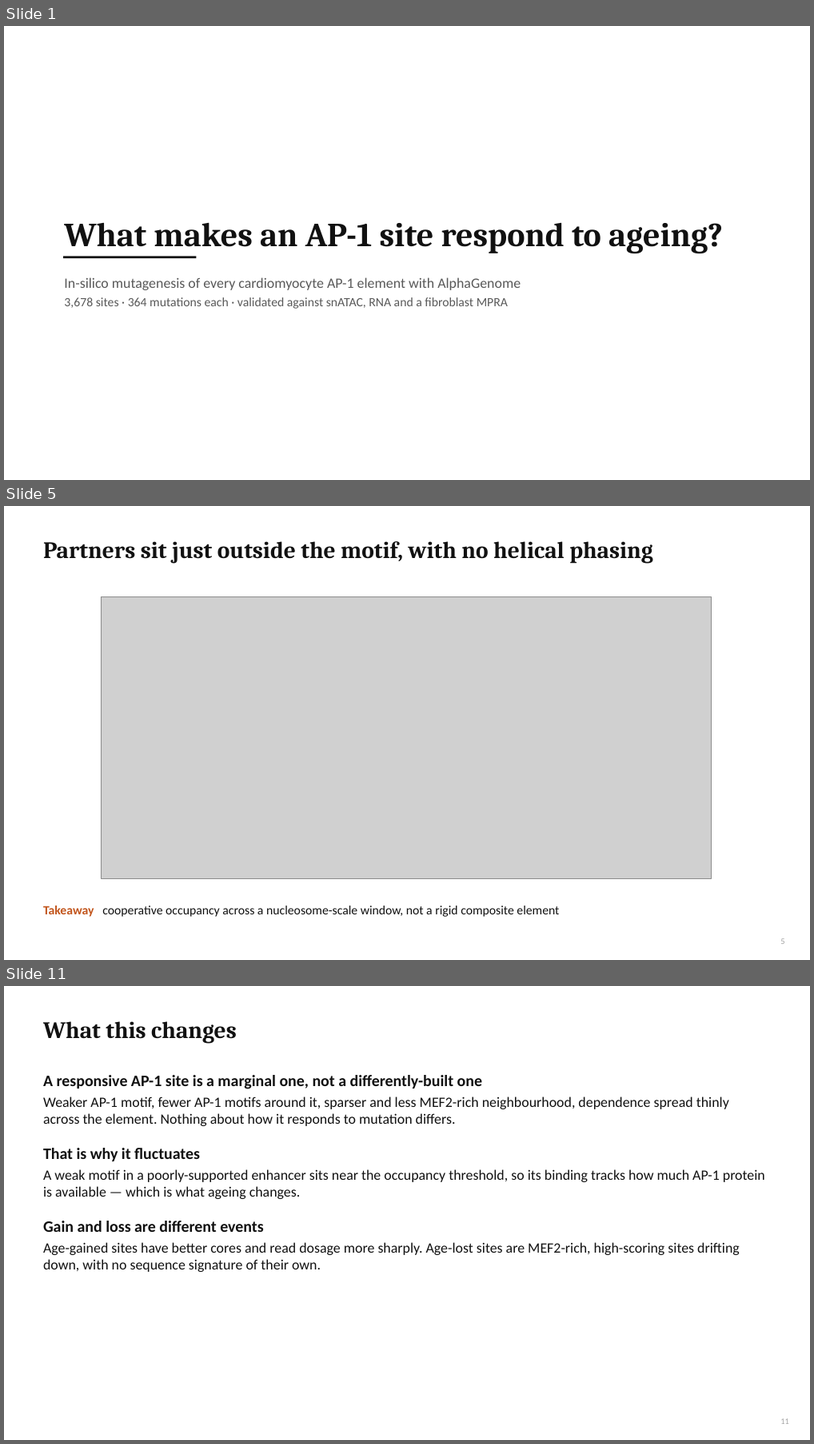
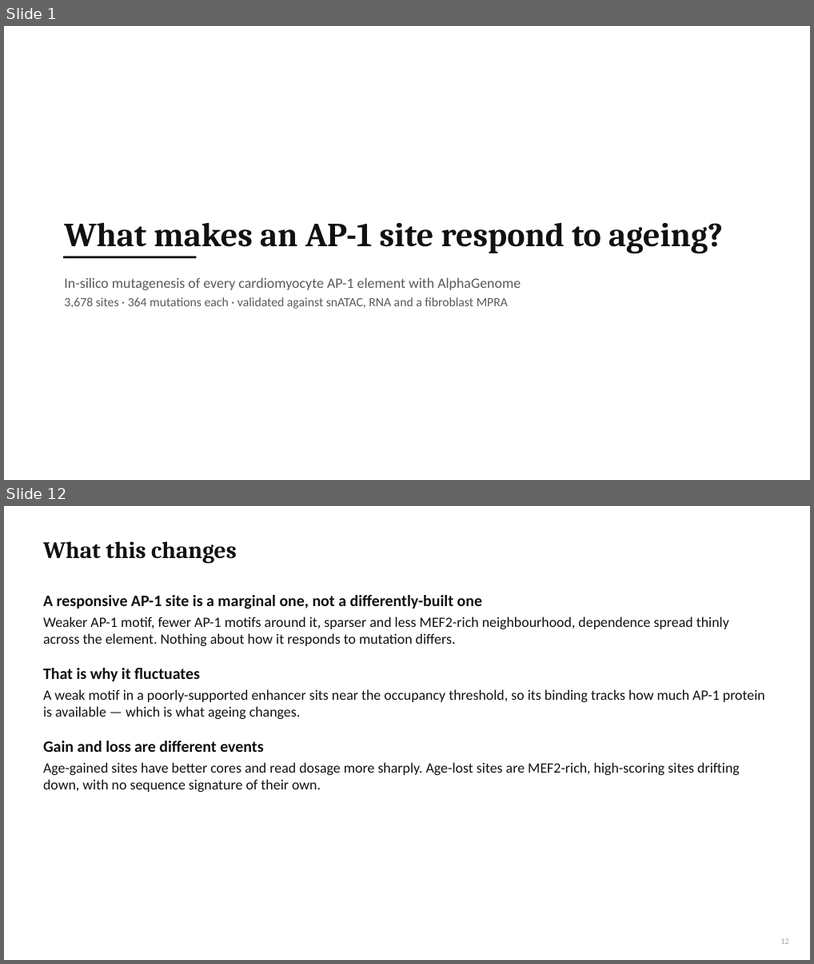
Before and after one commit to cytokine4242/Alpha_Genome_Ap1, a slide deck: Analysis/AP1_AlphaGenome_results.pptx. Shown one above the other, each under a label of ours: slides 1, 5 and 11 before the commit, slides 1 and 12 after it; the slides between them are not shown. The pictures are 814x1444 and 814x964 pixels, drawn with LibreOffice and Linux fonts; fonts in the diff are those of the drawing; grey boxes stand for pictures. Boxes give left, top, right and bottom in pixels: in the first picture for what was removed or moved away, otherwise in the second. Text is boxed around its words. In the diff, an @@ line names an element or a change of style, - is before the commit and + after.

```diff
--- a/Analysis/AP1_AlphaGenome_results.pptx
+++ b/Analysis/AP1_AlphaGenome_results.pptx
@@ slide 5 removed at <box>4,506,810,960</box>, background #FFFFFF @@
@@ title removed at <box>43,541,654,563</box> @@
-Partners sit just outside the motif, with no helical phasing
@@ picture removed at <box>101,596,712,878</box> @@
@@ text removed at <box>43,905,559,916</box> @@
-Takeaway cooperative occupancy across a nucleosome-scale window, not a rigid composite element
@@ page number removed at <box>781,938,785,944</box> @@
-5
@@ what was slide 11 is now slide 12 @@
```
Also in this commit, not shown: 5 slides changed, 5 slides added, 3 other slides removed, 44 other files.
